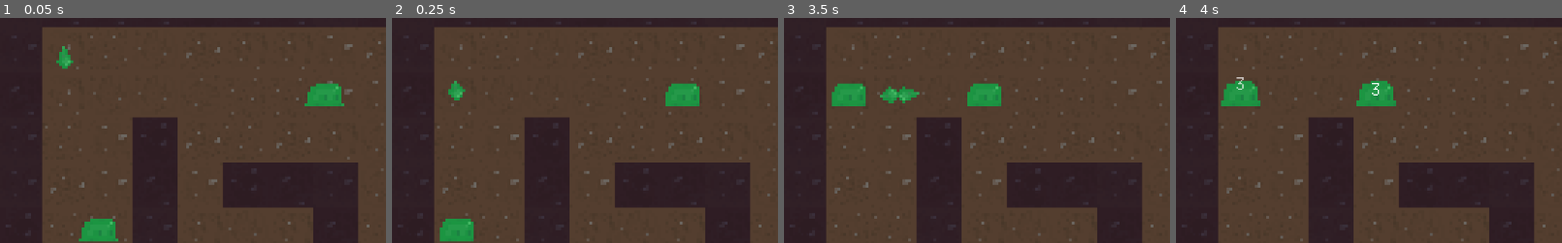
Above: before the commit, frames 1-4 (left to right).
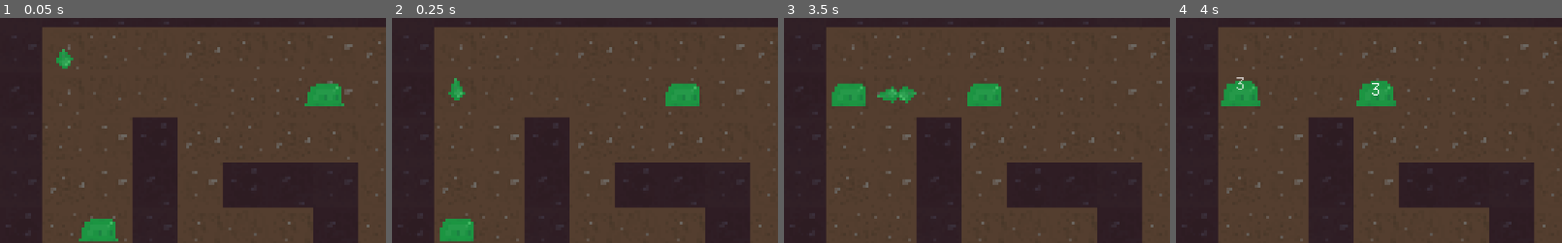
Above: after the commit, the same moments.

Repository: TuoLiYinLi/MonsterSmelter
Game: Godot game, scene res://test_3.tscn
Same seed, same stepped clock (60 frames per second), same inputs: the game is played once before the commit and once after it.
Inputs:
- Up to frame 1 (0.05 s): no input
- Up to frame 2 (0.25 s): no input
- Up to frame 3 (3.5 s): tap Enter at 0.5, 2.75 s; tap Space at 2 s
- Up to frame 4 (4 s): no input
The pictures show only the part of the screen within x 0-50%, y 8-58%; the shares and areas given below are measured in that part.

The runs differ from the first frame. In frame 1, less than 0.1% of the frame differs, in the area x 14-20%, y 12-21%; in frame 2, less than 0.1%; in frame 3, 0.1%, in the area x 24-36%, y 30-38%; in frame 4, nothing differs.

Commit message:
spawn更新与其他改动
spawn增加武器生成
其他微小改动

Diff:
--- a/Projectile/little_slime_ball.gd
+++ b/Projectile/little_slime_ball.gd
@@ -17,7 +17,7 @@
 func on_hit_battle_entity(_battle_entity):
 	if(host and _battle_entity != host):
 		host.offence(_battle_entity)
-		queue_free()
+		get_parent().remove_child(self)
 
 # 当击中建筑时触发
 func on_hit_building(_building):
--- a/Projectile/little_slime_ball.tscn
+++ b/Projectile/little_slime_ball.tscn
@@ -5,3 +5,6 @@
 
 [node name="little_slime_ball" instance=ExtResource( 1 )]
 script = ExtResource( 2 )
+
+[node name="AnimatedSprite" parent="." index="1"]
+frame = 1
--- a/System/BattleEntity/BattleEntity.gd
+++ b/System/BattleEntity/BattleEntity.gd
@@ -409,11 +409,7 @@
 		return $weapon_pivot.get_child(0)
 
 
-#测试用：判断是否有多目标 测试多目标寻路用 Z
-#--------------------------------
-var test = 1
-var target_position_list:Array
-#--------------------------------
+
 
 #------------------------------------------------------
 static func is_BattleEntity(obj)->bool:
--- a/System/GridManager/GridManager.gd
+++ b/System/GridManager/GridManager.gd
@@ -123,5 +123,4 @@
 			direction = G.DIRECTION.LEFT
 		else:
 			direction = G.DIRECTION.RIGHT
-
 	return [in_cross, direction, d]
--- a/System/PathFinder/PathFinder.gd
+++ b/System/PathFinder/PathFinder.gd
@@ -109,7 +109,6 @@
 
 #	for i in range(len(navigation_matrix[0])):
 #		print(navigation_matrix[i])
-	print(route)
 	return [route[0][0],route[0][1]]
 
 
@@ -167,18 +166,22 @@
 	start_position=[start_x,start_y]
 	map2 = navigation_matrix.duplicate(true)
 	A(navigation_matrix,start_x,start_y)
+	for i in range(len(navigation_matrix[0])):
+		print(navigation_matrix[i])
+
 	for i in len(target_position_list):
 		var map3:Array = navigation_matrix.duplicate(true)
 		var sum = 0
+
 		var route = get_A_route(map3,start_x,start_y,target_position_list[i][0],target_position_list[i][1])
 		print(route)
 		#计算权值大小判断最短
 		for j in len(route):
 			sum = sum + map3[route[j][0]][route[j][1]]
-		print(sum)
 		if sum<min1:
 			min1 = sum
 			path = route
 	if(!path):
 		return []
+	print("path",path)
 	return [path[len(path)-1][0],path[len(path)-1][1]]
--- a/System/SpawnManager/SpawnManager.gd
+++ b/System/SpawnManager/SpawnManager.gd
@@ -39,6 +39,7 @@
 	G.battle_entity_pivot.add_child(be)
 	return be
 
+
 # 生成 战斗实体 史莱姆
 func spawn_battle_entity_slime(grid_x:int, grid_y:int)->BattleEntity:
 	return spawn_battle_entity(BATTLE_ENTITY_ID.SLIME,grid_x,grid_y,WEAPON_ID.SPIT,[])
@@ -49,13 +50,21 @@
 # 所有武器ID枚举
 enum WEAPON_ID{
 	SPIT, # 喷射（粘液球）
-
+	SWORD, # 剑（砍）
+	GREAD_SWORD, # 大剑（大横扫）
+	JAVELINE, # 标枪
+	FLAMETHROWER, #火焰喷射
+	BOW, # 弓
 }
 
 # 所有武器字典
 var weapon_dict:Dictionary = {
 	WEAPON_ID.SPIT: load("res://Weapon/spit.tscn"),
-
+	WEAPON_ID.SWORD: load("res://Weapon/sword.tscn"),
+	WEAPON_ID.GREAD_SWORD: load("res://Weapon/great_sword.tscn"),
+	WEAPON_ID.JAVELINE: load("res://Weapon/throw_javelin.tscn"),
+	WEAPON_ID.FLAMETHROWER: load("res://Weapon/flamethrower.tscn"),
+	WEAPON_ID.BOW: load("res://Weapon/bow.tscn")
 }
 
 # 通用的生成武器
@@ -106,6 +115,11 @@
 # 投射物
 
 var projectile_little_slime_ball:PackedScene = load("res://Projectile/little_slime_ball.tscn")
+var projectile_chop_attack:PackedScene = load("res://Projectile/chop.tscn")
+var projectile_javeline:PackedScene = load("res://Projectile/javeline.tscn")
+var projectile_flame:PackedScene = load("res://Projectile/flame.tscn")
+var projectile_arrow:PackedScene = load("res://Projectile/arrow.tscn")
+
 
 # 生成 投射物 小粘液球
 func spawn_projectile_little_slime_ball(grid_x:int,grid_y:int, direction:int, host:BattleEntity = null):
@@ -128,6 +142,132 @@
 			bullet.velocity.x = +64*3.5
 
 
+# 生成 攻击 向前砍
+func spawn_projectile_chop_attack(grid_x:int,grid_y:int, direction:int, host:BattleEntity = null):
+	var bullet:Projectile = projectile_chop_attack.instance()
+	G.projectile_pivot.add_child(bullet)
+	bullet.position = G.grid_manager.get_grid_at(grid_x,grid_y).position
+	bullet.host = host
+	bullet.life_time = 2
+	match direction:
+		G.DIRECTION.UP:
+			bullet.velocity.y = -64
+			bullet.rotation_degrees = 270
+		G.DIRECTION.DOWN:
+			bullet.velocity.y = +64
+			bullet.rotation_degrees = 90
+		G.DIRECTION.LEFT:
+			bullet.velocity.x = -64
+			bullet.rotation_degrees = 180
+		G.DIRECTION.RIGHT:
+			bullet.velocity.x = +64
+
+# 生成 攻击 大范围像前砍
+func spawn_projectile_gread_chop_attack(grid_x:int,grid_y:int, direction:int, host:BattleEntity = null):
+	var bullet_a:Projectile = projectile_chop_attack.instance()
+	var bullet_b:Projectile = projectile_chop_attack.instance()
+	var bullet_c:Projectile = projectile_chop_attack.instance()
+	G.projectile_pivot.add_child(bullet_a)
+	G.projectile_pivot.add_child(bullet_b)
+	G.projectile_pivot.add_child(bullet_c)
+	bullet_a.position = G.grid_manager.get_grid_at(grid_x,grid_y).position
+	bullet_b.position = G.grid_manager.get_grid_at(grid_x,grid_y).position
+	bullet_c.position = G.grid_manager.get_grid_at(grid_x,grid_y).position
+	bullet_a.host = host
+	bullet_a.life_time = 2
+	bullet_b.host = host
+	bullet_b.life_time = 2
+	bullet_c.host = host
+	bullet_c.life_time = 2
+	match direction:
+		G.DIRECTION.UP:
+			bullet_a.velocity.y = -64
+			bullet_a.rotation_degrees = 270
+			bullet_b.velocity.y = -64
+			bullet_b.rotation_degrees = 180
+			bullet_c.velocity.y = +64
+		G.DIRECTION.DOWN:
+			bullet_a.velocity.y = +64
+			bullet_a.rotation_degrees = 90
+			bullet_b.velocity.y = -64
+			bullet_b.rotation_degrees = 180
+			bullet_c.velocity.y = +64
+		G.DIRECTION.LEFT:
+			bullet_a.velocity.x = -64
+			bullet_a.rotation_degrees = 180
+			bullet_b.velocity.y = -64
+			bullet_b.rotation_degrees = 270
+			bullet_c.velocity.y = +64
+			bullet_c.rotation_degrees = 90
+		G.DIRECTION.RIGHT:
+			bullet_a.velocity.x = +64
+			bullet_b.velocity.y = -64
+			bullet_b.rotation_degrees = 270
+			bullet_c.velocity.y = +64
+			bullet_c.rotation_degrees = 90
+
+
+
+# 生成 投射物 标枪
+func spawn_projectile_javeline(grid_x:int,grid_y:int, direction:int, host:BattleEntity = null):
+	var bullet:Projectile = projectile_javeline.instance()
+	G.projectile_pivot.add_child(bullet)
+	bullet.position = G.grid_manager.get_grid_at(grid_x,grid_y).position
+	bullet.host = host
+	bullet.life_time = 1
+	match direction:
+		G.DIRECTION.UP:
+			bullet.velocity.y = -64*3.5
+			bullet.rotation_degrees = 270
+		G.DIRECTION.DOWN:
+			bullet.velocity.y = +64*3.5
+			bullet.rotation_degrees = 90
+		G.DIRECTION.LEFT:
+			bullet.velocity.x = -64*3.5
+			bullet.rotation_degrees = 180
+		G.DIRECTION.RIGHT:
+			bullet.velocity.x = +64*3.5
+
+
+#生成 投射物 火焰
+func spawn_projectile_flame(grid_x:int,grid_y:int, direction:int, host:BattleEntity = null):
+	var bullet:Projectile = projectile_flame.instance()
+	G.projectile_pivot.add_child(bullet)
+	bullet.position = G.grid_manager.get_grid_at(grid_x,grid_y).position
+	bullet.host = host
+	match direction:
+		G.DIRECTION.UP:
+			bullet.velocity.y = -64
+			bullet.rotation_degrees = 270
+		G.DIRECTION.DOWN:
+			bullet.velocity.y = +64
+			bullet.rotation_degrees = 90
+		G.DIRECTION.LEFT:
+			bullet.velocity.x = -64
+			bullet.rotation_degrees = 180
+		G.DIRECTION.RIGHT:
+			bullet.velocity.x = +64
+
+
+#生成 投射物 箭
+func spawn_projectile_arrow(grid_x:int,grid_y:int, d:int, direction:int, host:BattleEntity = null):
+	var bullet:Projectile = projectile_arrow.instance()
+	G.projectile_pivot.add_child(bullet)
+	bullet.position = G.grid_manager.get_grid_at(grid_x,grid_y).position
+	bullet.host = host
+	bullet.p = d
+	match direction:
+		G.DIRECTION.UP:
+			bullet.velocity.y = -64
+			bullet.rotation_degrees = 270
+		G.DIRECTION.DOWN:
+			bullet.velocity.y = +64
+			bullet.rotation_degrees = 90
+		G.DIRECTION.LEFT:
+			bullet.velocity.x = -64
+			bullet.rotation_degrees = 180
+		G.DIRECTION.RIGHT:
+			bullet.velocity.x = +64
 # ---------------------------------------------------------------------------------
 # 地面
 # 地面种类枚举
